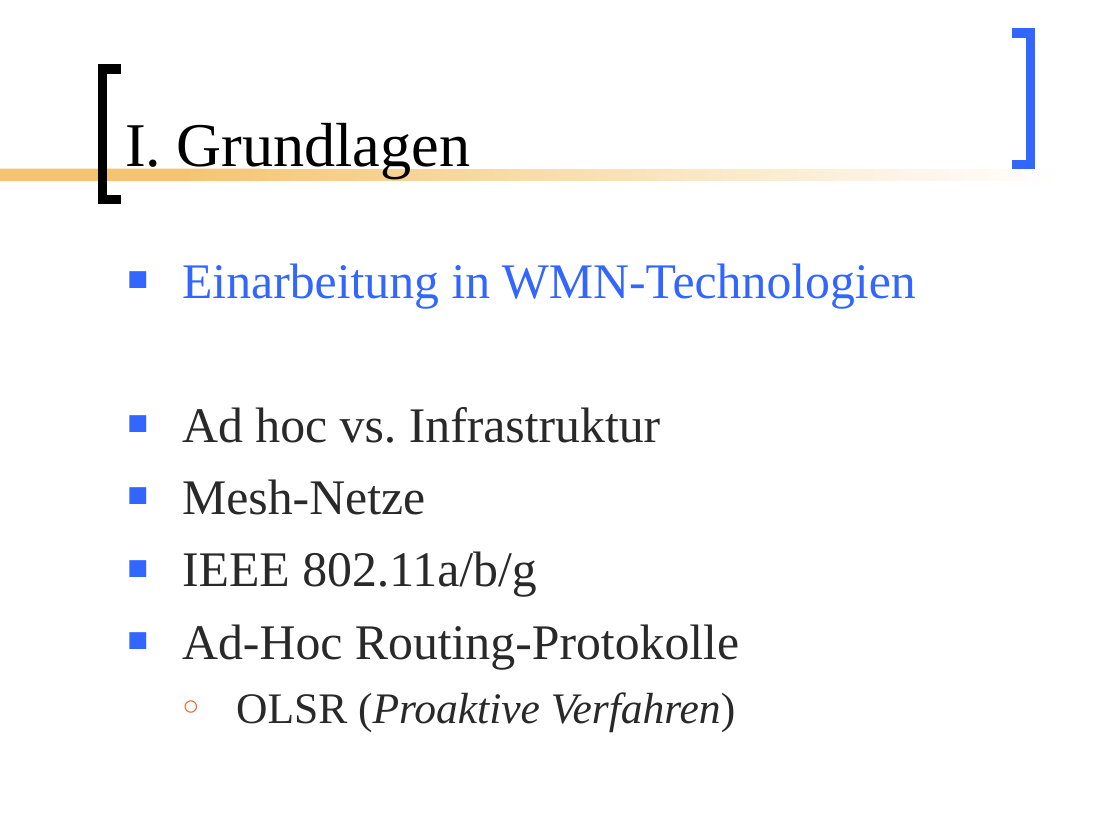
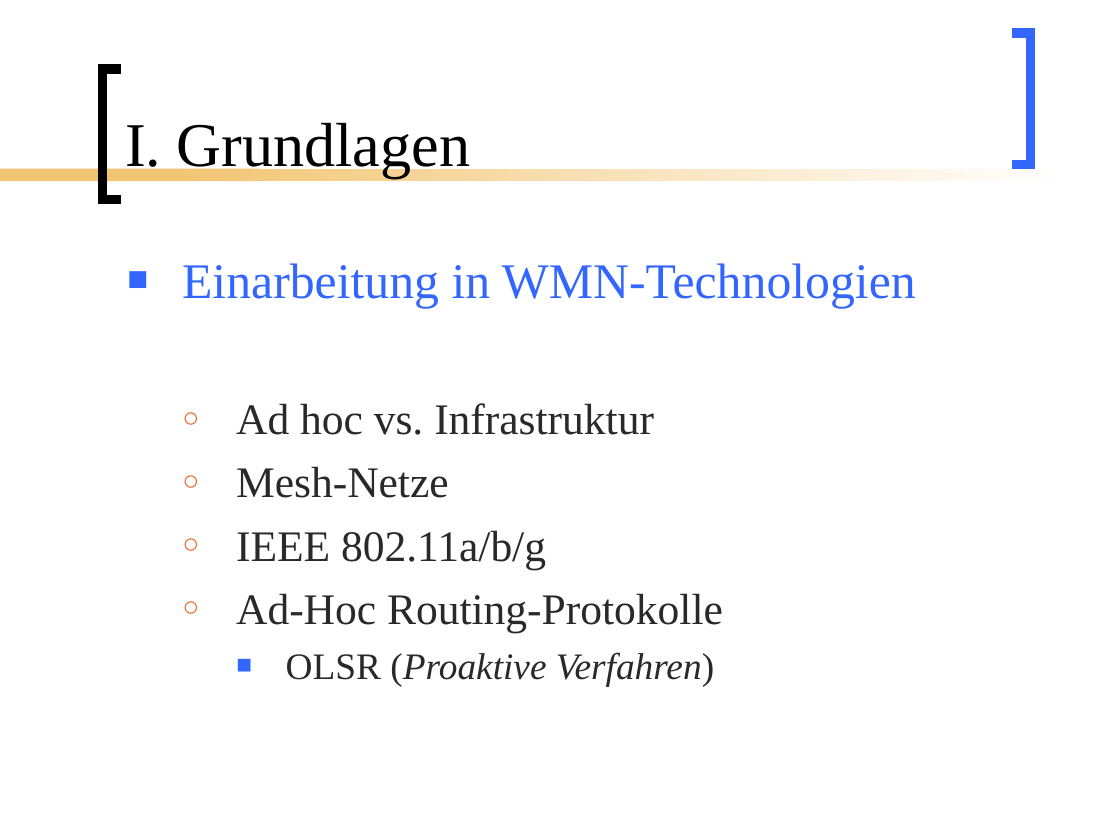
Before and after one commit to BackupTheBerlios/mesh2nexus-svn, a slide deck: slide 5 of documents/folien/Mesh_Vortrag.ppt. Drawn at 1120x840 pixels with LibreOffice and Linux fonts; fonts in the diff are those of the drawing. Boxes give left, top, right and bottom in pixels: in the first picture for what was removed or moved away, otherwise in the second. Text is boxed around its words. In the diff, an @@ line names an element or a change of style, - is before the commit and + after.

```diff
--- a/documents/folien/Mesh_Vortrag.ppt
+++ b/documents/folien/Mesh_Vortrag.ppt
@@ text at (x1=236, y1=403, x2=723, y2=686): size 32 to 28 pt in "Ad hoc vs. Infrastruktur", "Mesh-Netze", "IEEE 802.11a/b/g", "Ad-Hoc Routing-Protokolle"; size 28 to 24 pt in "OLSR (Proaktive Verfahren)"; bullet ■ to ○; list level 1 to 2 in "Ad hoc vs. Infrastruktur"; bullet colour #3366FF to #EC6528; list level 1 to 2 in "Mesh-Netze"; list level 1 to 2 in "IEEE 802.11a/b/g"; list level 1 to 2 in "Ad-Hoc Routing-Protokolle"; bullet ○ to ■; list level 2 to 3 in "OLSR (Proaktive Verfahren)"; bullet colour #EC6528 to #3366FF @@
```
Also in this commit, not shown: 2 other slides changed, 1 slide added, 1 slide removed.
